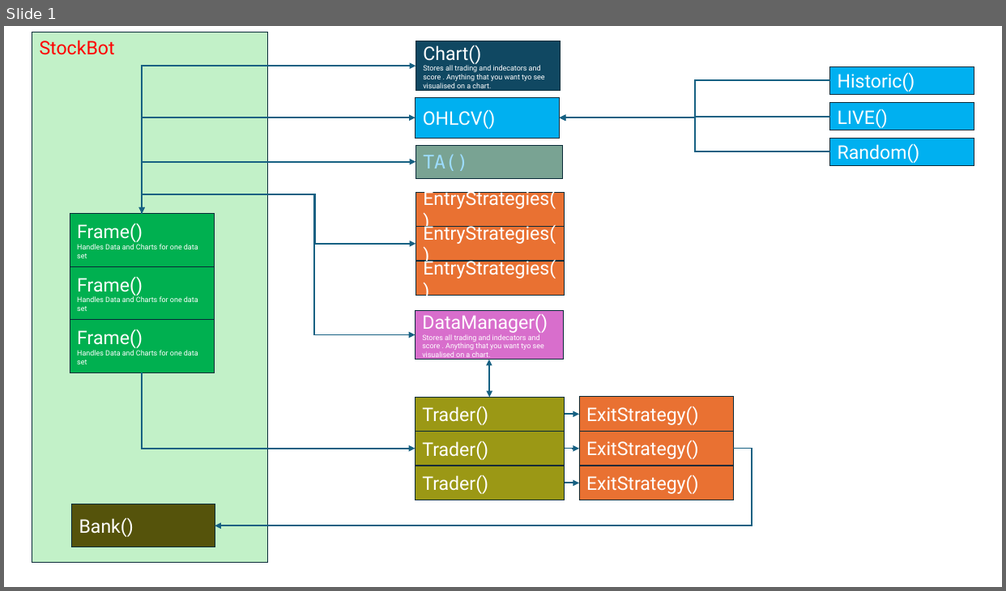
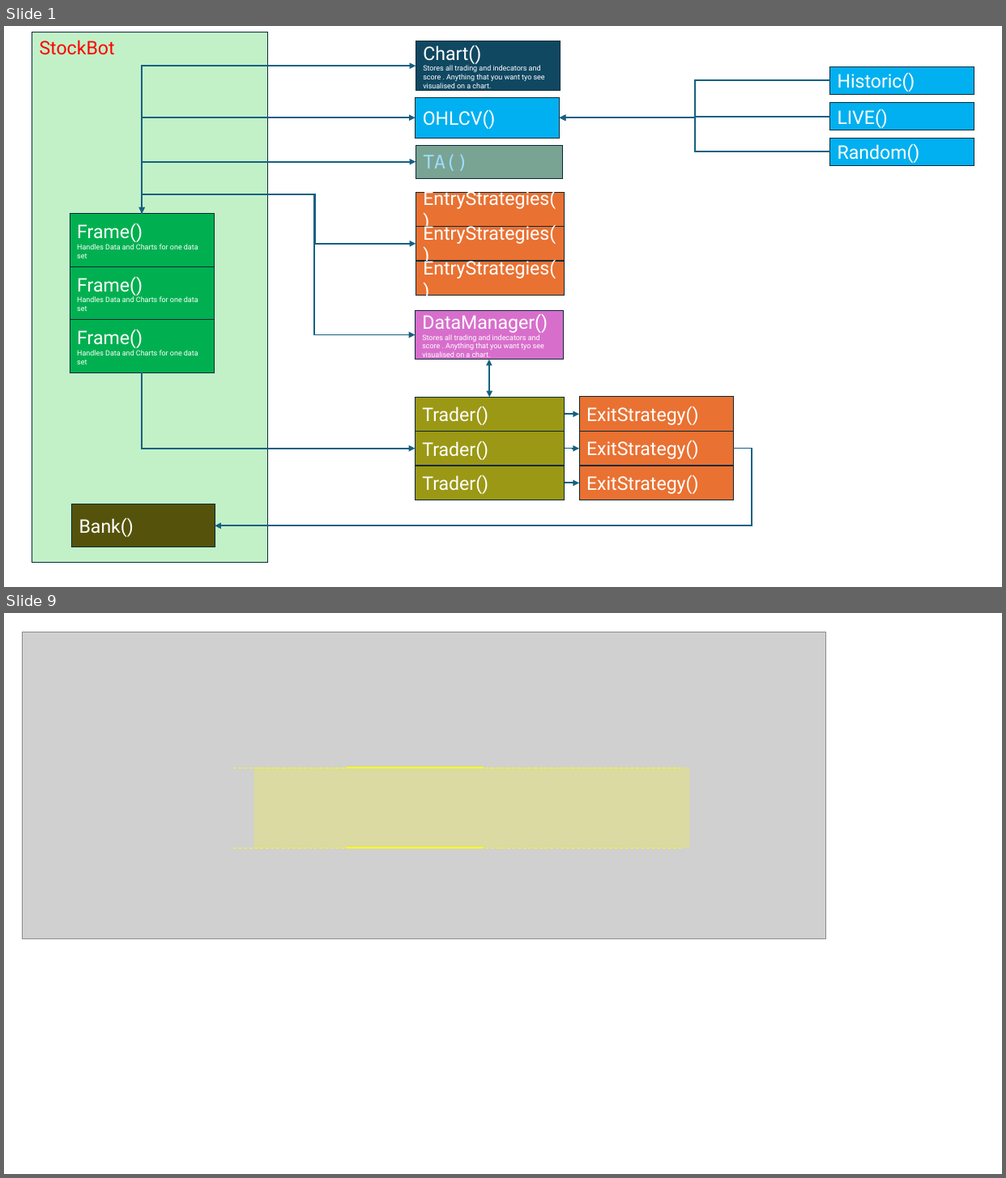
Before and after one commit to Design-01/stockbot_4, a slide deck: architecture.pptx. Shown one above the other, each under a label of ours: slide 1 before the commit, slides 1 and 9 after it; the slides between them are not shown. The pictures are 1006x591 and 1006x1178 pixels, drawn with LibreOffice and Linux fonts; fonts in the diff are those of the drawing; grey boxes stand for pictures. Boxes give left, top, right and bottom in pixels: in the first picture for what was removed or moved away, otherwise in the second. Text is boxed around its words. In the diff, an @@ line names an element or a change of style, - is before the commit and + after.

```diff
--- a/architecture.pptx
+++ b/architecture.pptx
@@ slide 9 added at [4, 613, 1002, 1174], background #FFFFFF @@
@@ picture added at [22, 632, 826, 939] @@
@@ line added from (234, 768) to (681, 768), #FFFF00 0.75 pt dashed @@
@@ rectangle added at [254, 767, 690, 848], fill #FFFF00 at 22% opacity @@
@@ line added from (346, 768) to (484, 768), #FFFF00 1.5 pt @@
@@ line added from (234, 848) to (681, 848), #FFFF00 0.75 pt dashed @@
@@ line added from (346, 848) to (484, 848), #FFFF00 1.5 pt @@
```
Also in this commit, not shown: 8 other slides added, 5 other files.
